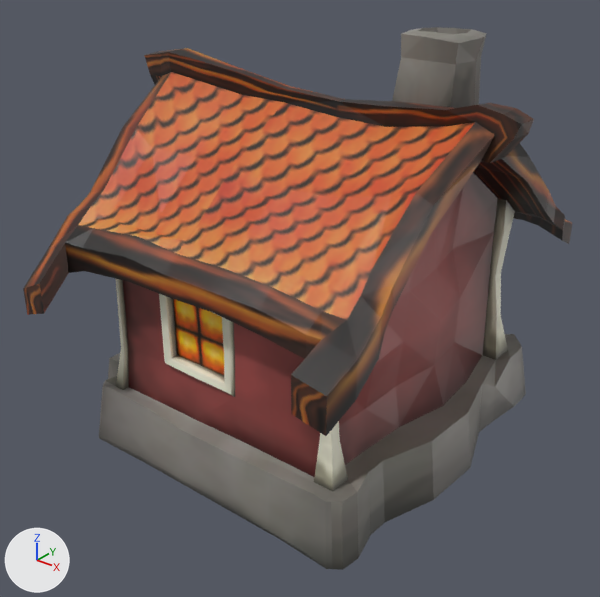
The glTF model client/assets/models/buildings/cottage.glb: old version first, new version second.
Camera for both pictures: a 50 mm camera at (8.15, -10.51, 8.45) aimed at (-0.01, -0.31, 2.13). The axes (+X, +Y, +Z) are drawn at lower left. The lights are the same throughout. Vertices at the same position are counted once.
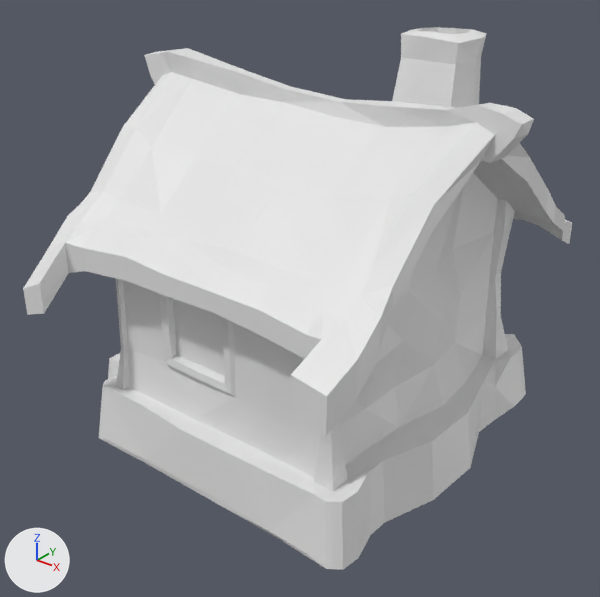
Location of each change, [x1, y1, x2, y2] in pixels of the pictures (600 x 597 px):
part 1 of me_cube_001, recoloured: [23, 27, 572, 570] in both

The edits, one by one:
me_cube_001 is used by ob_cube; location (0.0, 0.0, 0.0).
me_cube_001 had 741 vertices, 1479 faces and spanned x -3.76..3.64, y -3.68..4.08, z -0.55..6.58.
me_cube_001 now has 738 vertices, 1472 faces and spans x -3.76..3.64, y -3.68..4.08, z -0.55..6.58.
me_cube_001 part 1: 1472 faces spanning x -3.76..3.64, y -3.68..4.08, z -0.55..6.58 switch from mat_material_001 (picture img_atlas_2k_diff) to no material.
